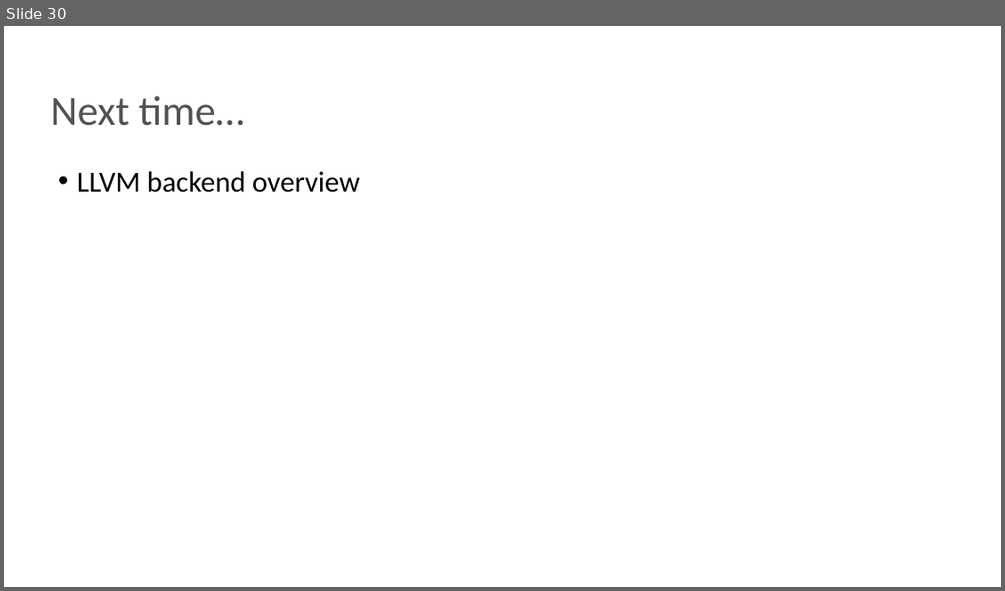
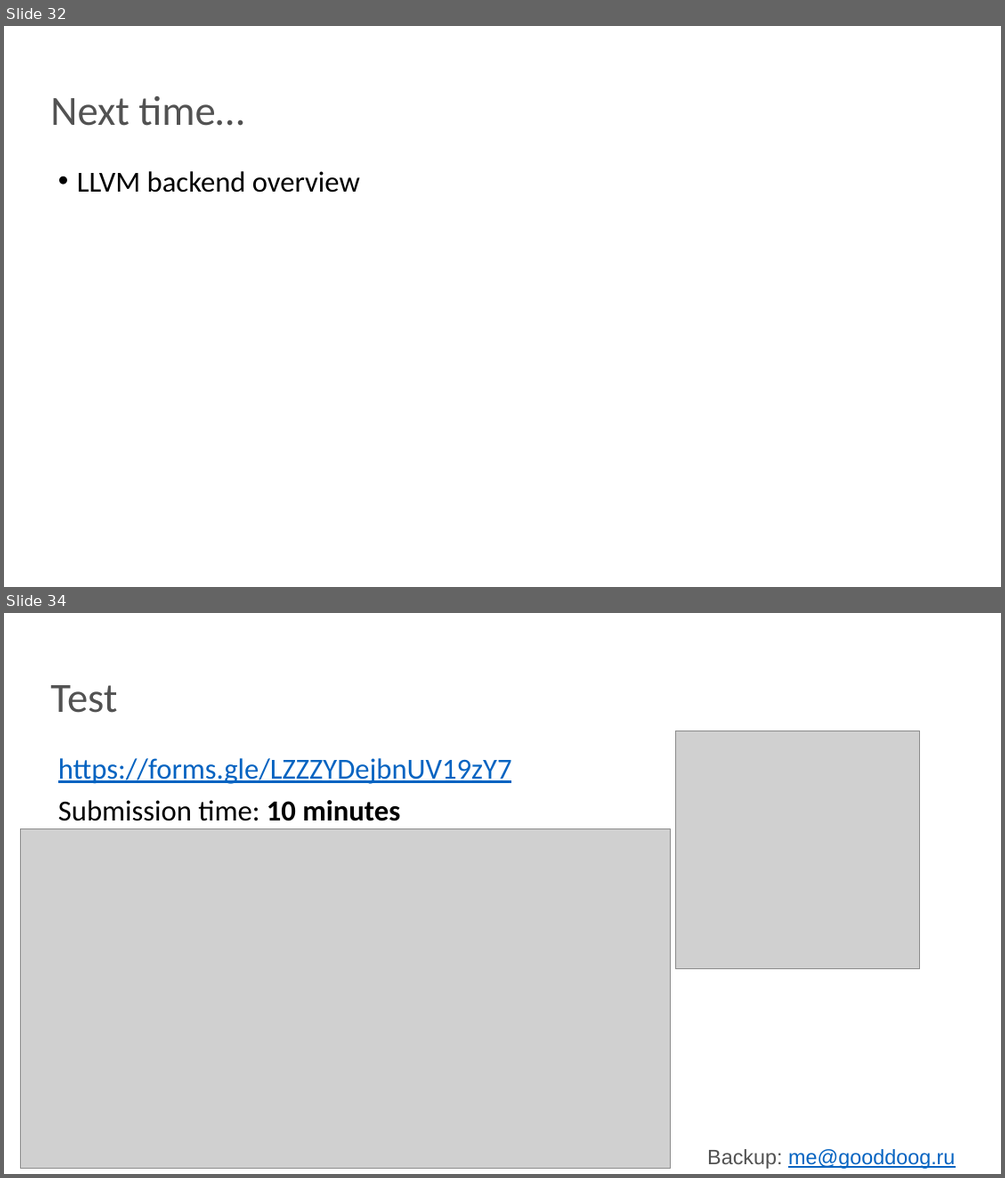
Before and after one commit to NN-complr-tech/Complr-course-lectures, a slide deck: 08-Backends-1.pptx. Shown one above the other, each under a label of ours: slide 30 before the commit, slides 32 and 34 after it; the slides between them are not shown. The pictures are 1005x591 and 1005x1178 pixels, drawn with LibreOffice and Linux fonts; fonts in the diff are those of the drawing; grey boxes stand for pictures. Boxes give left, top, right and bottom in pixels: in the first picture for what was removed or moved away, otherwise in the second. Text is boxed around its words. In the diff, an @@ line names an element or a change of style, - is before the commit and + after.

```diff
--- a/08-Backends-1.pptx
+++ b/08-Backends-1.pptx
@@ slide 34 added at bbox=[4, 613, 1001, 1174], background #FFFFFF @@
@@ title added at bbox=[50, 685, 117, 713], 40 pt, text #525252 @@
+Test
@@ picture added at bbox=[676, 730, 920, 969] @@
@@ text added at bbox=[58, 758, 512, 821], 28 pt, text #0563C1, underline @@
+https://forms.gle/LZZZYDejbnUV19zY7
+Submission time: 10 minutes
@@ picture added at bbox=[20, 829, 670, 1167] @@
@@ text added at bbox=[707, 1149, 955, 1168], 20 pt, text #0563C1, underline @@
+Backup: me@gooddoog.ru
@@ what was slide 30 is now slide 32 @@
```
Also in this commit, not shown: 10 slides changed, 2 other slides added.
